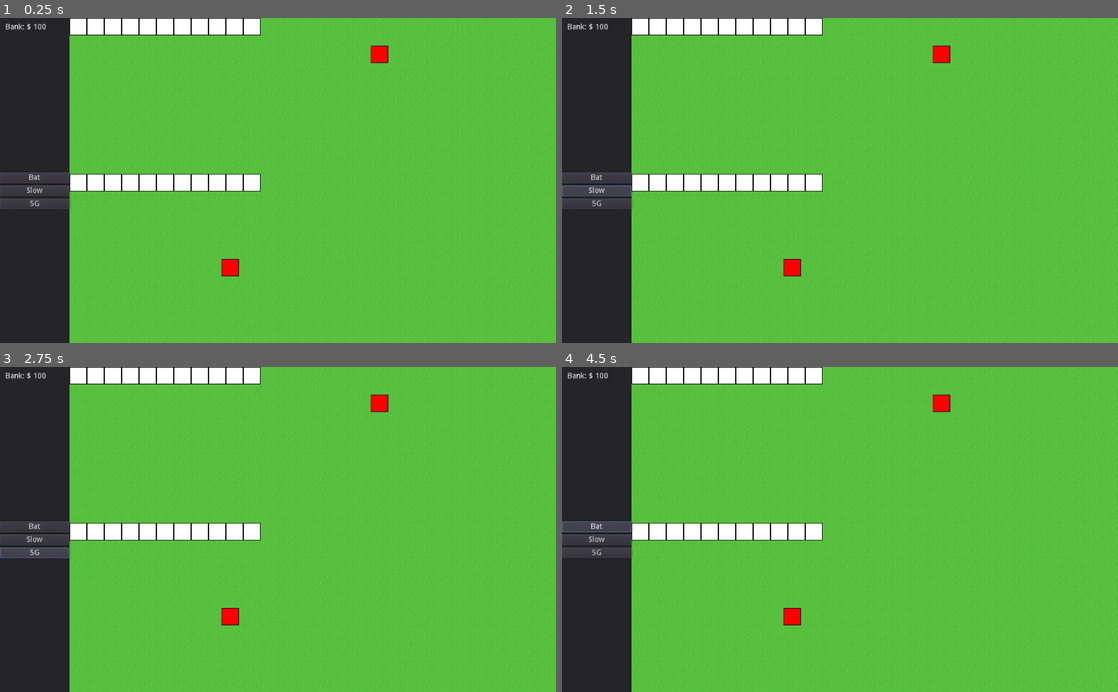
Above: before the commit, frames 1-4 (two rows, left to right).
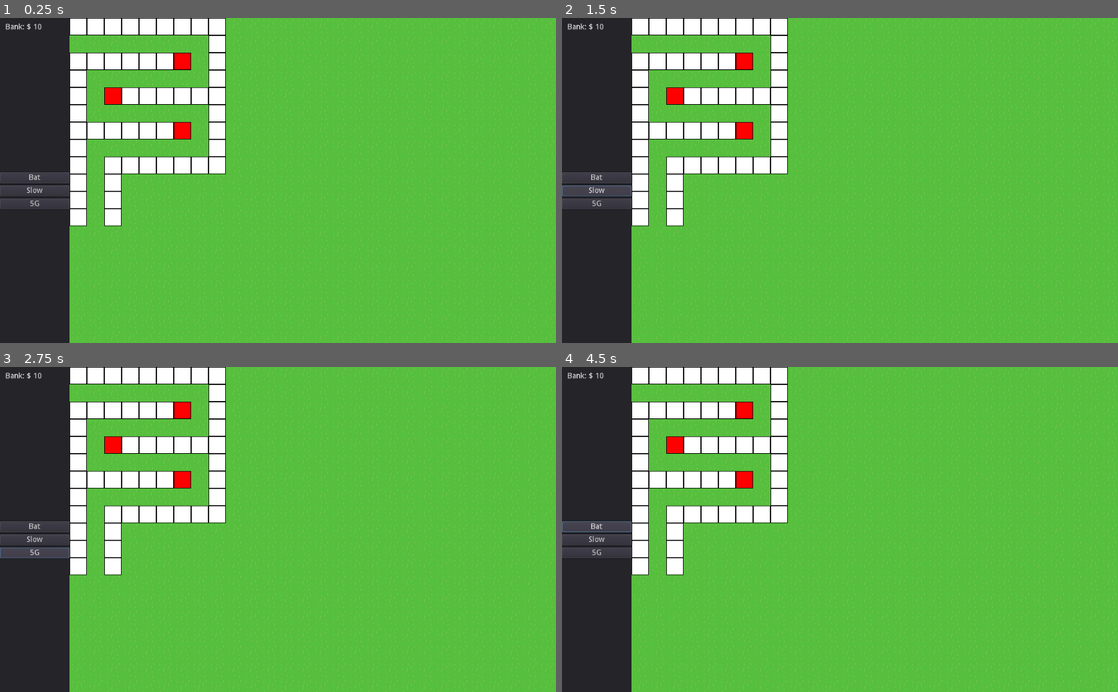
Above: after the commit, the same moments.

Repository: S-D-V-A-S-M-V-V-I-C-T-S-S-BAGGER/CovidTowerDefense
Game: Godot game, scene res://Levels/Level1.tscn
Same seed, same stepped clock (60 frames per second), same inputs: the game is played once before the commit and once after it. Before the commit the project starts from res://Levels/BaseLevel.tscn.
Inputs (mouse positions are in pixels of both pictures, inside the frame that each line leads up to):
- Up to frame 1 (0.25 s): no input
- Up to frame 2 (1.5 s): click "Bat" at 0.5 s; click "Slow" at 1.25 s
- Up to frame 3 (2.75 s): click "5G" at 2 s
- Up to frame 4 (4.5 s): click (940, 402) at 2.77 s; click (940, 402) at 3.52 s; click "Bat" at 4.25 s

The runs differ from the first frame. In frame 1, 9.5% of the frame differs, in the area x 7-70%, y 0-80%; in frame 2, 9.5%; in frame 3, 9.5%; in frame 4, 9.5%.

Commit message:
Added level 1

Diff:
--- a/Enemies/Enemy.tscn
+++ b/Enemies/Enemy.tscn
@@ -42,4 +42,5 @@
 [node name="AnimatedSprite" type="AnimatedSprite" parent="Path/MovingPoint"]
 position = Vector2( 0.0853119, -0.0853195 )
 frames = SubResource( 2 )
+frame = 1
 playing = true
--- a/Gui/TowerOptions.gd
+++ b/Gui/TowerOptions.gd
@@ -14,10 +14,12 @@
 export (int) var nerts_tower_cost = 10
 
 var bank : Node
+var position_selector : Node
 
 # Called when the node enters the scene tree for the first time.
 func _ready():
 	bank = owner.get_node("SideBar/Bank")
+	position_selector = owner.get_node("TowerPositions")
 
 
 # Called every frame. 'delta' is the elapsed time since the previous frame.
@@ -25,8 +27,9 @@
 #	pass
 
 func place_tower(tower_scene:PackedScene, cost:int) -> void:
-	var selected_position = owner.get_node("TowerPositions").consume_position()
+	var selected_position = position_selector.active_position
 	if selected_position and bank.pay(cost):
+		position_selector.deselect_position()
 		var tower = tower_scene.instance()
 		var tower_position = selected_position.position
 		var path_position = selected_position.get_node("PathPosition").position
--- a/Gui/TowerPositions.gd
+++ b/Gui/TowerPositions.gd
@@ -24,8 +24,3 @@
 
 func deselect_position() -> void:
 	active_position = null
-
-func consume_position() -> Node:
-	var position = active_position
-	deselect_position()
-	return position
--- a/Levels/BaseLevelEnemyPath.tres
+++ b/Levels/BaseLevelEnemyPath.tres
@@ -2,5 +2,5 @@
 
 [resource]
 _data = {
-"points": PoolVector2Array( 0, 0, 0, 0, 95.5933, 160.627, 0, 0, 0, 0, 370.3, 179.654, 0, 0, 0, 0, 564.141, 86.8962, 0, 0, 0, 0, 824.578, 108.302, 0, 0, 0, 0, 881.66, 274.791, 0, 0, 0, 0, 769.874, 390.144, 0, 0, 0, 0, 639.061, 292.629, 0, 0, 0, 0, 459.491, 482.902, 0, 0, 0, 0, 254.947, 517.389 )
+"points": PoolVector2Array( 0, 0, 0, 0, 68.8609, 47.4736, 0, 0, 0, 0, 363.017, 51.7162, 0, 0, 0, 0, 364.431, 113.942, 0, 0, 0, 0, 174.927, 113.942, 0, 0, 0, 0, 172.098, 177.581, 0, 0, 0, 0, 367.26, 177.581, 0, 0, 0, 0, 365.846, 238.392, 0, 0, 0, 0, 176.341, 241.221, 0, 0, 0, 0, 173.513, 434.968 )
 }
--- /dev/null
+++ b/Levels/Level1.tscn
@@ -0,0 +1,91 @@
+[gd_scene load_steps=10 format=2]
+
+[ext_resource path="res://PlaceHolders/PlaceHolderTile.png" type="Texture" id=1]
+[ext_resource path="res://PlaceHolders/Background.png" type="Texture" id=2]
+[ext_resource path="res://Enemies/Enemy.tscn" type="PackedScene" id=3]
+[ext_resource path="res://Levels/BaseLevelEnemyPath.tres" type="Curve2D" id=4]
+[ext_resource path="res://Gui/HUD.tscn" type="PackedScene" id=8]
+[ext_resource path="res://Gui/TowerPlacer.tscn" type="PackedScene" id=9]
+[ext_resource path="res://Levels/Waves/Spawner.tscn" type="PackedScene" id=10]
+[ext_resource path="res://Levels/Waves/Wave.tscn" type="PackedScene" id=11]
+
+[sub_resource type="TileSet" id=1]
+0/name = "PlaceHolderTile.png 0"
+0/texture = ExtResource( 1 )
+0/tex_offset = Vector2( 0, 0 )
+0/modulate = Color( 1, 1, 1, 1 )
+0/region = Rect2( 0, 0, 32, 32 )
+0/tile_mode = 0
+0/occluder_offset = Vector2( 0, 0 )
+0/navigation_offset = Vector2( 0, 0 )
+0/shape_offset = Vector2( 0, 0 )
+0/shape_transform = Transform2D( 1, 0, 0, 1, 0, 0 )
+0/shape_one_way = false
+0/shape_one_way_margin = 0.0
+0/shapes = [  ]
+0/z_index = 0
+
+[node name="LevelTemplate" type="Control"]
+anchor_right = 1.0
+anchor_bottom = 1.0
+__meta__ = {
+"_edit_use_anchors_": false
+}
+
+[node name="Waves" type="Node" parent="."]
+
+[node name="Wave1" parent="Waves" instance=ExtResource( 11 )]
+enemies = [ ExtResource( 3 ), ExtResource( 3 ), ExtResource( 3 ) ]
+time_between_enemies = 5.0
+time_before_start = 10.0
+
+[node name="BackGround" type="TextureRect" parent="."]
+anchor_right = 1.0
+anchor_bottom = 1.0
+texture = ExtResource( 2 )
+stretch_mode = 2
+__meta__ = {
+"_edit_use_anchors_": false
+}
+
+[node name="TileMap" type="TileMap" parent="."]
+tile_set = SubResource( 1 )
+cell_size = Vector2( 32, 32 )
+format = 1
+tile_data = PoolIntArray( 0, 0, 0, 1, 0, 0, 2, 0, 0, 3, 0, 0, 4, 0, 0, 5, 0, 0, 6, 0, 0, 7, 0, 0, 8, 0, 0, 9, 0, 0, 10, 0, 0, 11, 0, 0, 12, 0, 0, 65536, 0, 0, 65548, 0, 0, 131072, 0, 0, 131073, 0, 0, 131074, 0, 0, 131075, 0, 0, 131076, 0, 0, 131077, 0, 0, 131078, 0, 0, 131079, 0, 0, 131080, 0, 0, 131081, 0, 0, 131082, 0, 0, 131084, 0, 0, 196612, 0, 0, 196620, 0, 0, 262148, 0, 0, 262150, 0, 0, 262151, 0, 0, 262152, 0, 0, 262153, 0, 0, 262154, 0, 0, 262155, 0, 0, 262156, 0, 0, 327684, 0, 0, 327692, 0, 0, 393220, 0, 0, 393221, 0, 0, 393222, 0, 0, 393223, 0, 0, 393224, 0, 0, 393225, 0, 0, 393226, 0, 0, 393228, 0, 0, 458756, 0, 0, 458764, 0, 0, 524292, 0, 0, 524294, 0, 0, 524295, 0, 0, 524296, 0, 0, 524297, 0, 0, 524298, 0, 0, 524299, 0, 0, 524300, 0, 0, 589828, 0, 0, 589830, 0, 0, 655364, 0, 0, 655366, 0, 0, 720900, 0, 0, 720902, 0, 0 )
+
+[node name="Path" type="Path2D" parent="."]
+curve = ExtResource( 4 )
+
+[node name="SpawnPoint" parent="." instance=ExtResource( 10 )]
+position = Vector2( 142.835, 48.0829 )
+path = NodePath("../Path")
+wave_parent = NodePath("../Waves")
+
+[node name="HUD" parent="." instance=ExtResource( 8 )]
+
+[node name="TowerPlacer" parent="HUD/TowerPositions" index="0" instance=ExtResource( 9 )]
+position = Vector2( 336, 80 )
+
+[node name="PathPosition" parent="HUD/TowerPositions/TowerPlacer" index="2"]
+position = Vector2( 32, 0 )
+
+[node name="TowerPlacer2" parent="HUD/TowerPositions" index="1" instance=ExtResource( 9 )]
+position = Vector2( 208, 144 )
+
+[node name="PathPosition" parent="HUD/TowerPositions/TowerPlacer2" index="2"]
+position = Vector2( -32, 0 )
+
+[node name="TowerPlacer3" parent="HUD/TowerPositions" index="2" instance=ExtResource( 9 )]
+position = Vector2( 336, 208 )
+
+[node name="PathPosition" parent="HUD/TowerPositions/TowerPlacer3" index="2"]
+position = Vector2( 32, 0 )
+
+[node name="Bank" parent="HUD/SideBar" index="0"]
+money = 10
+
+[editable path="HUD"]
+[editable path="HUD/TowerPositions/TowerPlacer"]
+[editable path="HUD/TowerPositions/TowerPlacer2"]
+[editable path="HUD/TowerPositions/TowerPlacer3"]
--- a/Towers/BatTower.tscn
+++ b/Towers/BatTower.tscn
@@ -57,6 +57,7 @@
 
 [node name="BatTower" type="Node2D"]
 script = ExtResource( 1 )
+time_between_bats = 7.0
 
 [node name="Sprite" type="Sprite" parent="."]
 texture = ExtResource( 3 )
--- a/project.godot
+++ b/project.godot
@@ -27,7 +27,7 @@
 [application]
 
 config/name="CovidTowerDefense"
-run/main_scene="res://Levels/BaseLevel.tscn"
+run/main_scene="res://Levels/Level1.tscn"
 config/icon="res://icon.png"
 
 [layer_names]
